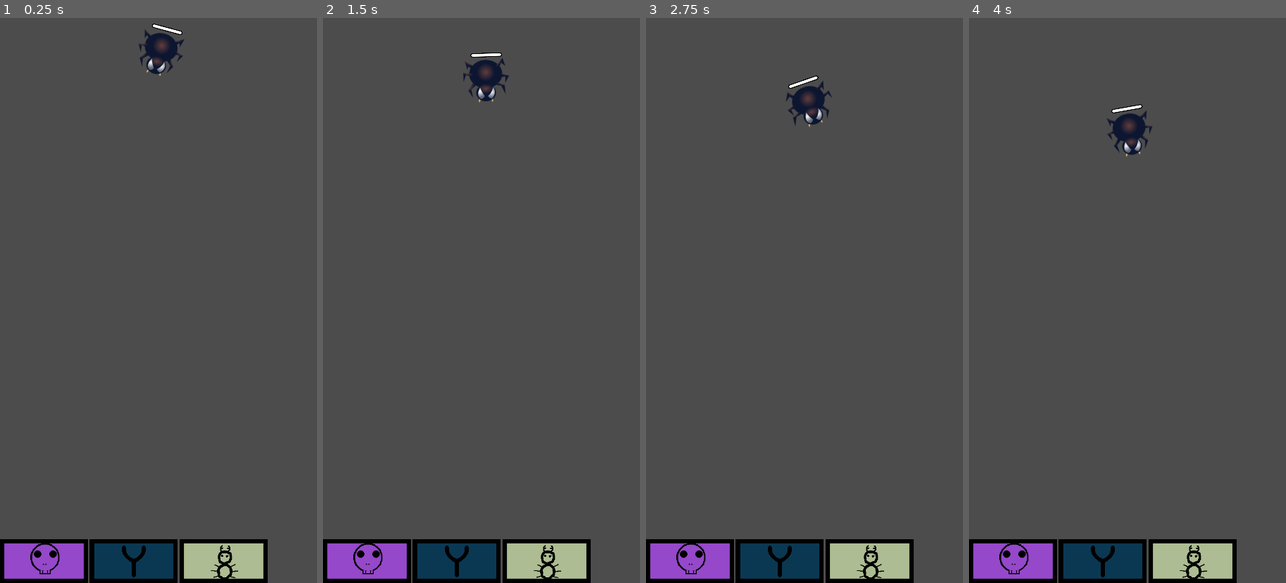
Above: before the commit, frames 1-4 (left to right).
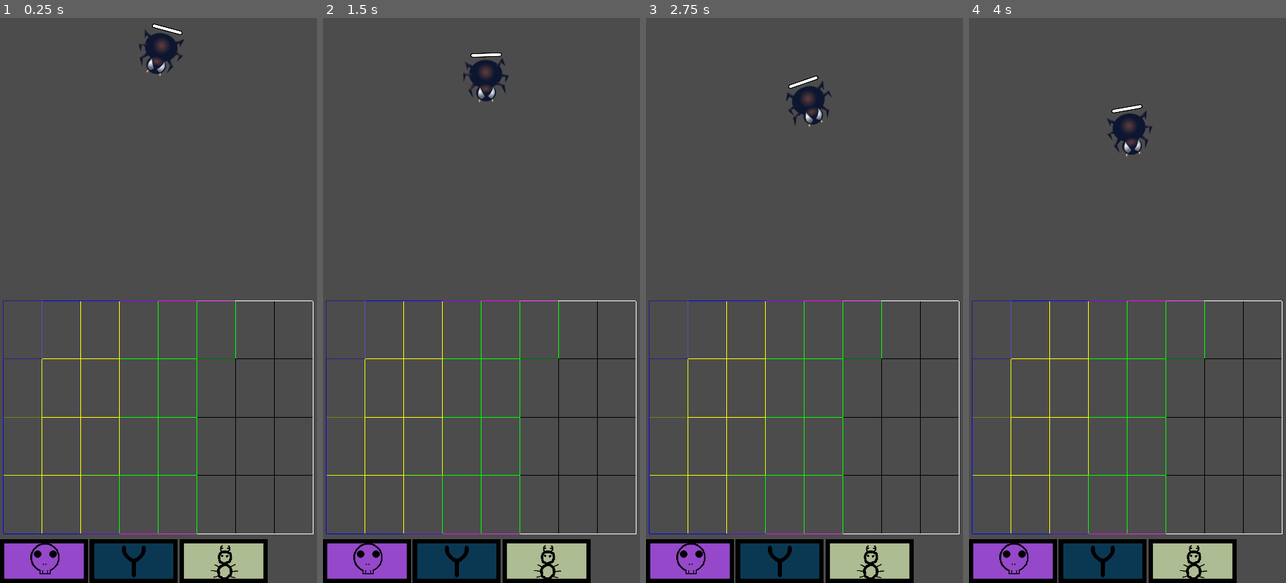
Above: after the commit, the same moments.

Repository: algch/Pest-Control
Game: Godot game, scene res://game_modes/Waves.tscn
The game is run twice, just before and just after one commit, with the same random seed, the same clock (stepped at 60 frames per second) and the same inputs.
Inputs (mouse positions are in pixels of both pictures, inside the frame that each line leads up to):
- Up to frame 1 (0.25 s): no input
- Up to frame 2 (1.5 s): click (367, 560) at 0.5 s; click (456, 560) at 1.25 s
- Up to frame 3 (2.75 s): click (871, 560) at 2 s
- Up to frame 4 (4 s): click (1013, 560) at 2.75 s; click (1102, 560) at 3.5 s

The runs differ from the first frame. In frame 1, 1.4% of the frame differs, in the area x 0-99%, y 50-92%; in frame 2, 1.4%; in frame 3, 1.4%; in frame 4, 1.4%.

Commit message:
wip: added slots for placing items

Diff:
--- a/dragable_items/ItemHandler.gd
+++ b/dragable_items/ItemHandler.gd
@@ -4,6 +4,11 @@
 var slingshot_class = preload("res://dragable_items/slingshot/Slingshot.tscn")
 var poison_class = preload("res://dragable_items/poison/Poison.tscn")
 var ant_class = preload("res://dragable_items/ant/Ant.tscn")
+
+var horizontal_slots = 8
+var vertical_slots = 4
+onready var h_slot_size = $DraggableArea.position.x / self.horizontal_slots
+onready var v_slot_size = $DraggableArea.position.y / self.vertical_slots
 
 func _on_Gui_item_dragged(item_name: String, pos: Vector2):
 	if not is_in_draggable_area(pos):
@@ -40,3 +45,24 @@
 
 func on_Slingshot_shoot(projectile):
 	$Projectiles.add_child(projectile)
+
+func _draw():
+	var local_x = 0.0
+	var local_y = 0.0
+	var local_color = Color(0.2, 0.1, 0.5)
+	for _i in range(horizontal_slots):
+		local_y = 0
+		for _j in range(vertical_slots):
+			var from = Vector2(local_x, local_y)
+			var size = Vector2(h_slot_size, v_slot_size)
+			draw_rect(
+				Rect2(
+					from,
+					size
+				),
+				local_color,
+				false
+			)
+			local_color += Color(0.01, 0.01, 0.01)
+			local_y += self.v_slot_size
+		local_x += self.h_slot_size
